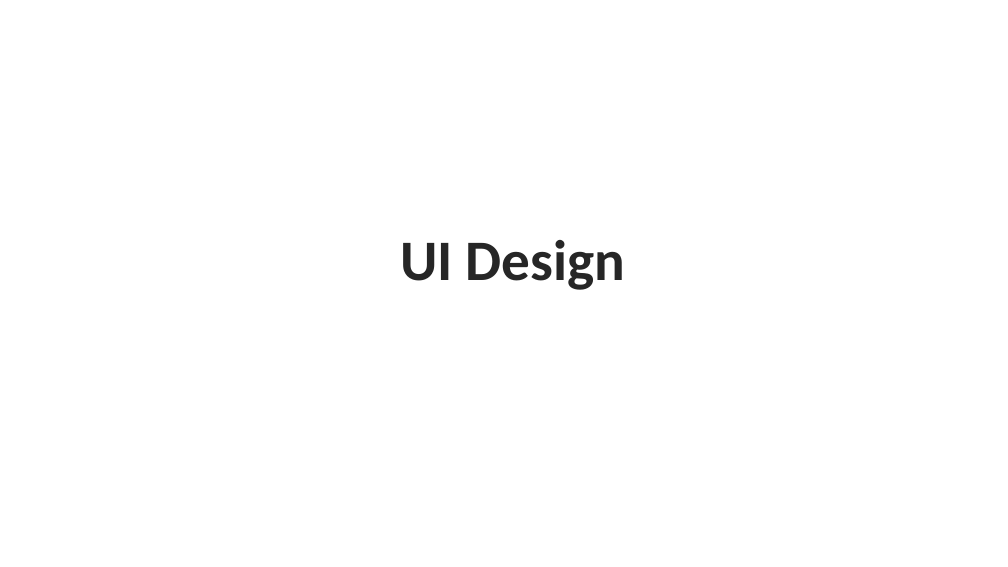
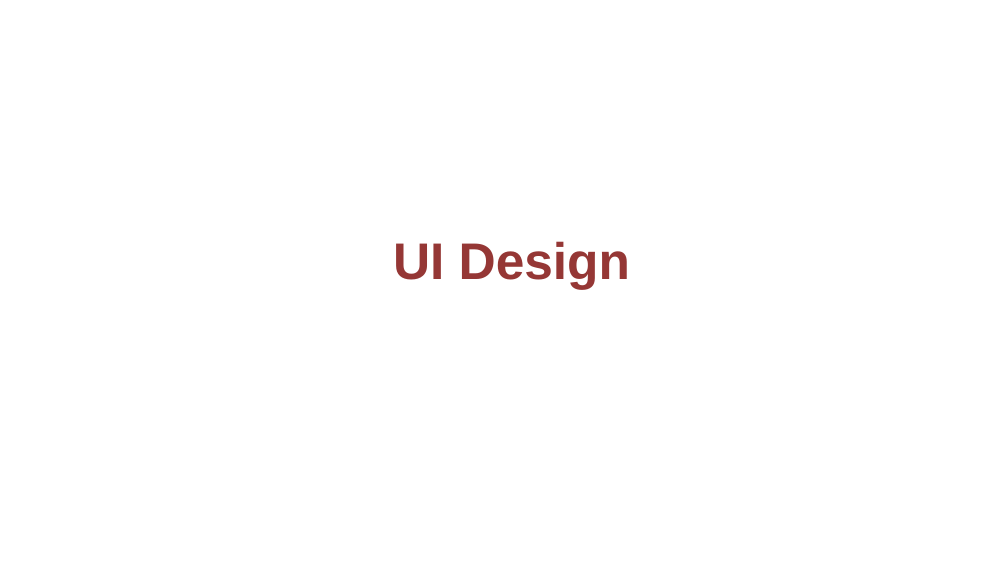
Before and after one commit to aminhngn/Course_Mobile_IOS, a slide deck: slide 26 of course/IOS_Module_02_ui_design.pptx (slide 46 before the commit). Drawn at 1008x567 pixels with LibreOffice and Linux fonts; fonts in the diff are those of the drawing. Boxes give left, top, right and bottom in pixels: in the first picture for what was removed or moved away, otherwise in the second. Text is boxed around its words. In the diff, an @@ line names an element or a change of style, - is before the commit and + after.

```diff
--- a/course/IOS_Module_02_ui_design.pptx
+++ b/course/IOS_Module_02_ui_design.pptx
@@ text "UI Design": place and size @@
-text "UI Design" at [400, 240, 625, 290]
+text "UI Design" at [393, 241, 630, 288]
@@ text "UI Design" at [393, 241, 630, 288]: size 54.4 to 49 pt, font Calibri to Arial, text colour #262626 to #953735 @@
```
Also in this commit, not shown: 17 other slides changed, 10 slides added, 4 slides removed, 1 other file.
